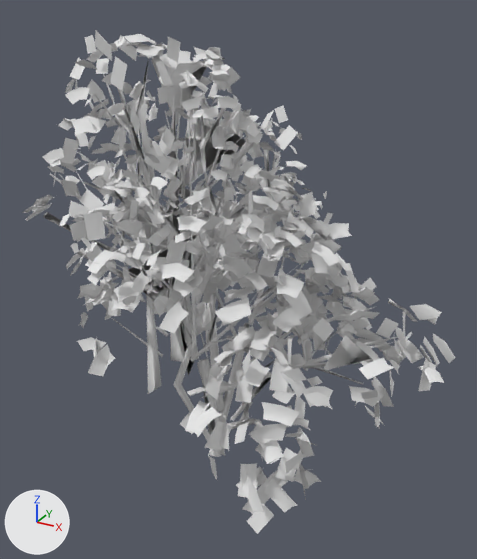
An edit to the glTF model public/assets/models/vegetation/banyan_b_lod1.glb, drawn before and after from the same camera.
Both versions are drawn from a 50 mm camera at (8.76, -14.49, 13.56) aimed at (0.67, 0.22, 6.21). The axes (+X, +Y, +Z) are drawn at lower left. The lights are the same throughout. The first picture is the older version. Vertices at exactly the same position are counted once.

Objects in the first picture: 'FBX_AS06_FicusBenghalensis_9_w'.
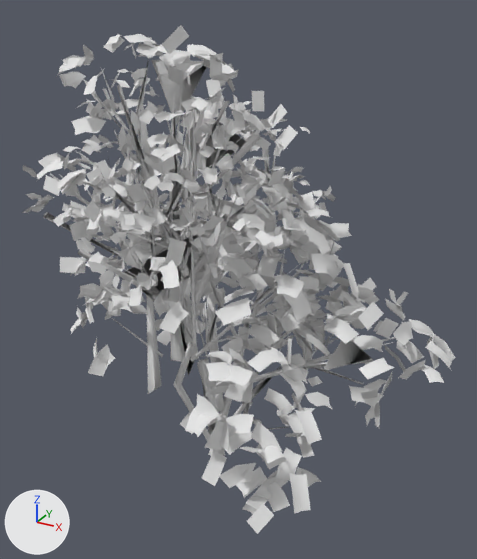
Boxes (x1, y1, x2, y2) around the edits, measured in the pictures (477 x 559 px; the box of a moved part takes in the faces that stretch with it):
'FBX_AS06_FicusBenghalensis_9_w', reshaped: before (22, 31, 455, 534); after (22, 25, 455, 534)
part 1 of me_mesh_001, moved or reshaped: before (338, 321, 358, 335); after (329, 290, 347, 301)
part 2 of me_mesh_001, moved or reshaped: before (304, 267, 314, 280); after (352, 292, 359, 299)
part 3 of me_mesh_001, moved or reshaped: before (326, 277, 343, 299); after (299, 335, 313, 353)
part 4 of me_mesh_001, moved or reshaped (not visible before): after (294, 233, 319, 250)
part 5 of me_mesh_001, moved or reshaped: before (269, 211, 292, 216); after (229, 239, 251, 245)
part 6 of me_mesh_001, deleted: before (25, 31, 442, 512)
part 7 of me_mesh_001, built on: before (153, 169, 295, 444); after (23, 25, 452, 514)

Diff of the bpy script that builds the scene:
```diff
--- a/public/assets/models/vegetation/banyan_b_lod1.glb.py
+++ b/public/assets/models/vegetation/banyan_b_lod1.glb.py
@@ me_mesh_001 @@
 # used by ob_fbx_as06_ficusbenghalensis_9_w; location = (0.0, 0.0, 0.0)
-me_mesh_001.from_pydata(...)  # 7776 vertices, 6075 faces; spans x -4.8..6.58, y -4.69..5.46, z -0.01..12.79
+me_mesh_001.from_pydata(...)  # 7774 vertices, 6063 faces; spans x -5.01..6.58, y -4.66..5.36, z -0.01..12.84
+# me_mesh_001 part 1: the loose piece of 7 vertices spanning x 3.36..3.93, y 0.94..1.37, z 4.86..5.23 is multiplied about its middle by the matrix ((0.894, -0.466, -0.052), (0.468, 0.877, 0.18), (-0.038, -0.184, 0.992)), then moved by (-0.63, 0.66, 0.55)
+# me_mesh_001 part 2: the loose piece of 6 vertices spanning x 2.17..2.45, y 1.28..1.89, z 6.1..6.38 is multiplied about its middle by the matrix ((0.937, -0.576, -0.015), (0.574, 0.936, -0.072), (0.05, 0.054, 1.098)), then moved by (1.24, 0.11, -0.31)
+# me_mesh_001 part 3: the loose piece of 7 vertices spanning x 2.93..3.47, y 0.74..1.21, z 5.9..6.53 is multiplied about its middle by the matrix ((0.996, 0.081, -0.028), (-0.081, 0.996, -0.021), (0.026, 0.023, 0.999)), then moved by (-0.58, -0.41, -1.61)
+# me_mesh_001 part 4: the loose piece of 8 vertices spanning x 1.38..2.09, y -0.78..-0.02, z 7.74..7.94 is multiplied about its middle by the matrix ((-0.374, 0.805, 0.482), (-0.902, -0.452, 0.055), (0.259, -0.41, 0.886)), then moved by (0.93, 0.63, -0.17)
+# me_mesh_001 part 5: the loose piece of 8 vertices spanning x 1.8..2.43, y -0.85..-0.12, z 8.42..8.64 is multiplied about its middle by the matrix ((0.905, 0.422, -0.051), (-0.419, 0.906, 0.065), (0.074, -0.037, 0.997)), then moved by (-1.1, 0.26, -0.99)
+# me_mesh_001 part 6: 586 loose pieces with 3734 vertices, spanning x -4.73..6.3, y -4.69..5.46, z 2.11..12.79, are deleted
+# me_mesh_001 part 7: 94 vertices removed from x -2.99..3.24, y -4.21..2.26, z 4.37..9.35; 3826 vertices added at x -5.01..6.55, y -4.47..5.29, z 2.01..12.84
+# other edits to the shape of me_mesh_001 do not show in these pictures
 me_mesh_001.materials.append(mat_bark_0)
```
